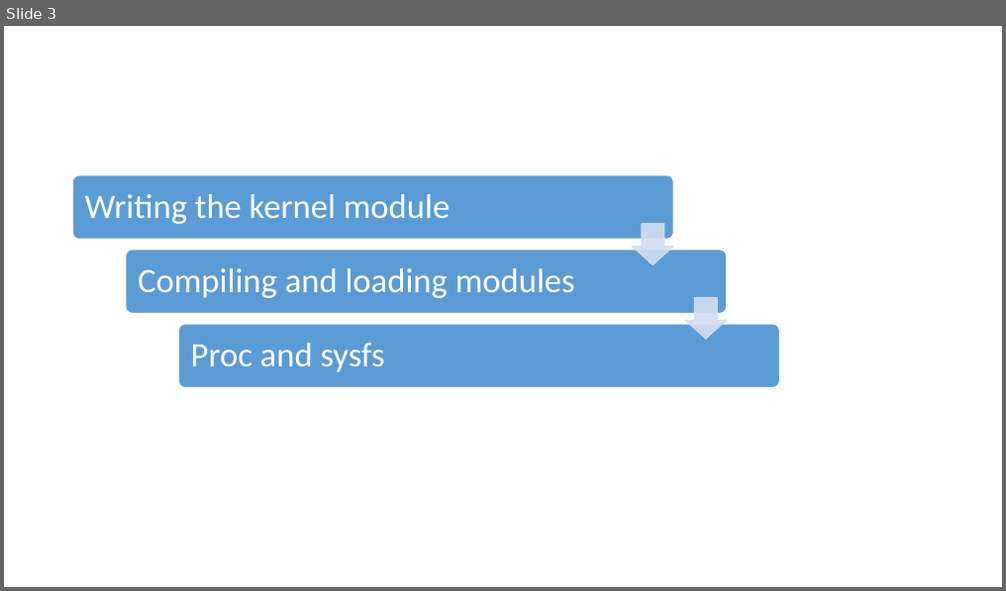
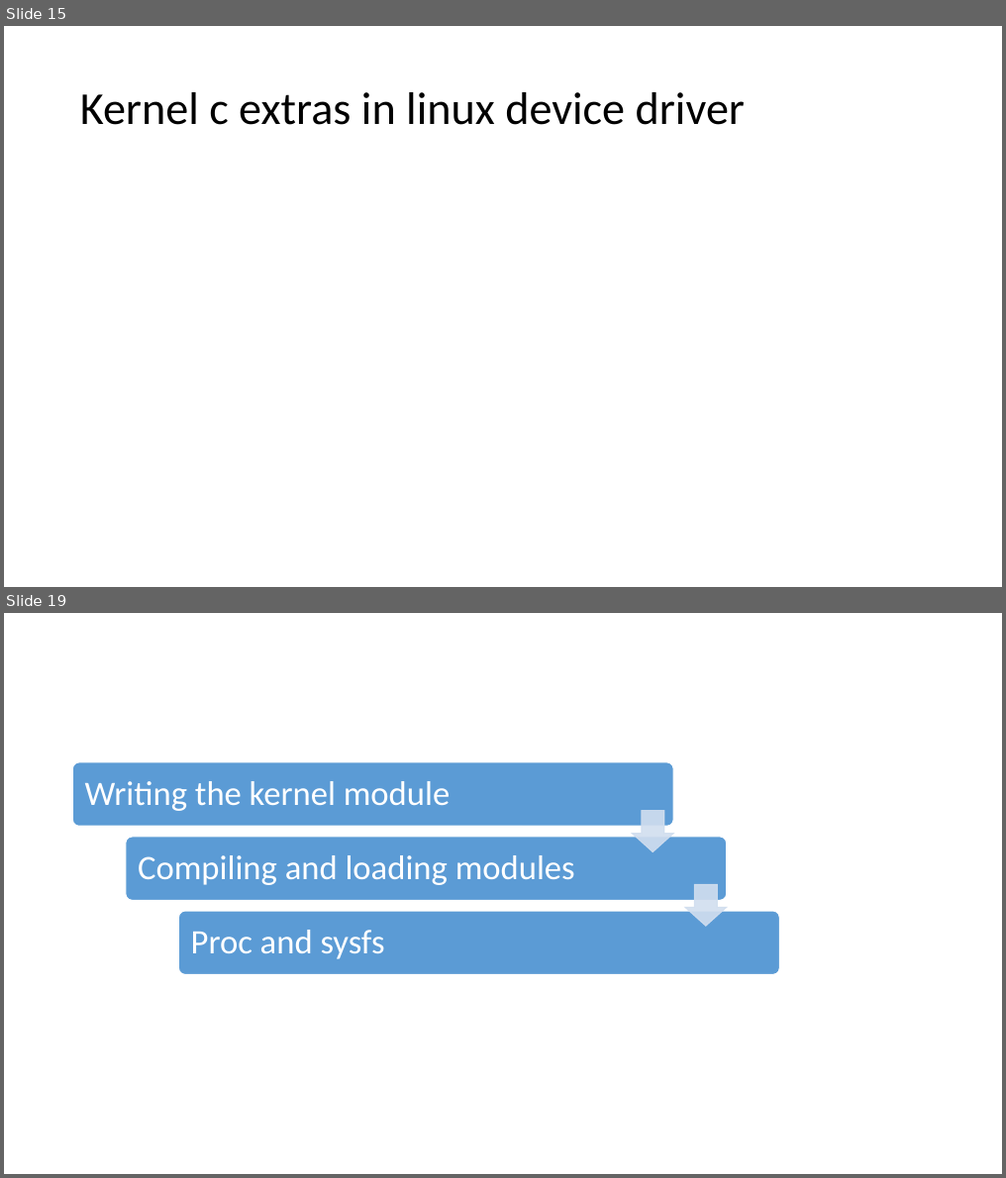
Before and after one commit to nihadjifri/Linux-device-drivers, a slide deck: ldd.pptx. Shown one above the other, each under a label of ours: slide 3 before the commit, slides 15 and 19 after it; the slides between them are not shown. The pictures are 1006x591 and 1006x1178 pixels, drawn with LibreOffice and Linux fonts; fonts in the diff are those of the drawing. Boxes give left, top, right and bottom in pixels: in the first picture for what was removed or moved away, otherwise in the second. Text is boxed around its words. In the diff, an @@ line names an element or a change of style, - is before the commit and + after.

```diff
--- a/ldd.pptx
+++ b/ldd.pptx
@@ slide 15 added at <box>4,26,1002,587</box>, background #FFFFFF @@
@@ title added at <box>80,92,745,125</box>, 44 pt, text #000000 @@
+Kernel c extras in linux device driver
@@ what was slide 3 is now slide 19 @@
```
Also in this commit, not shown: 15 other slides added.
